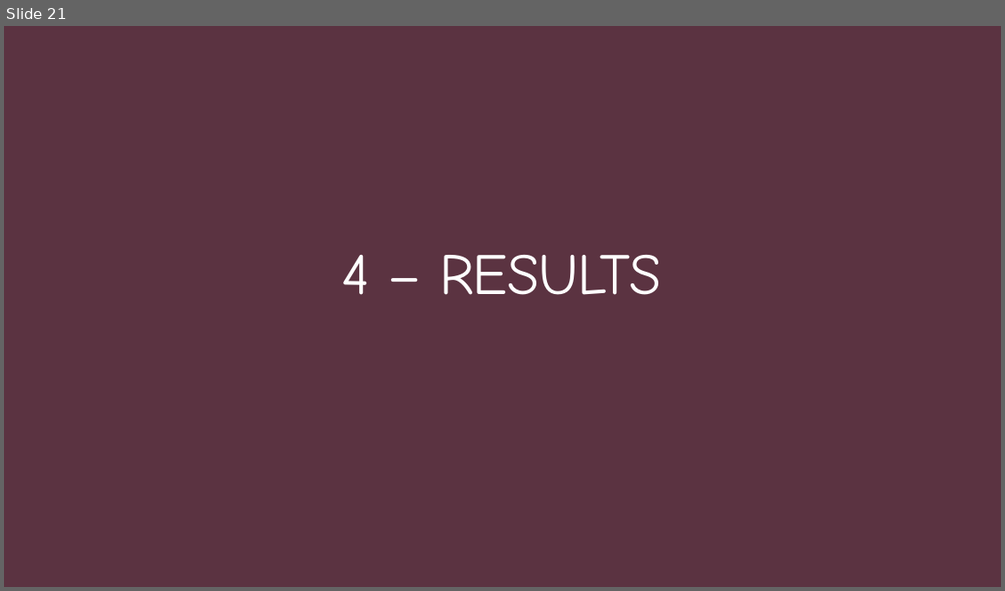
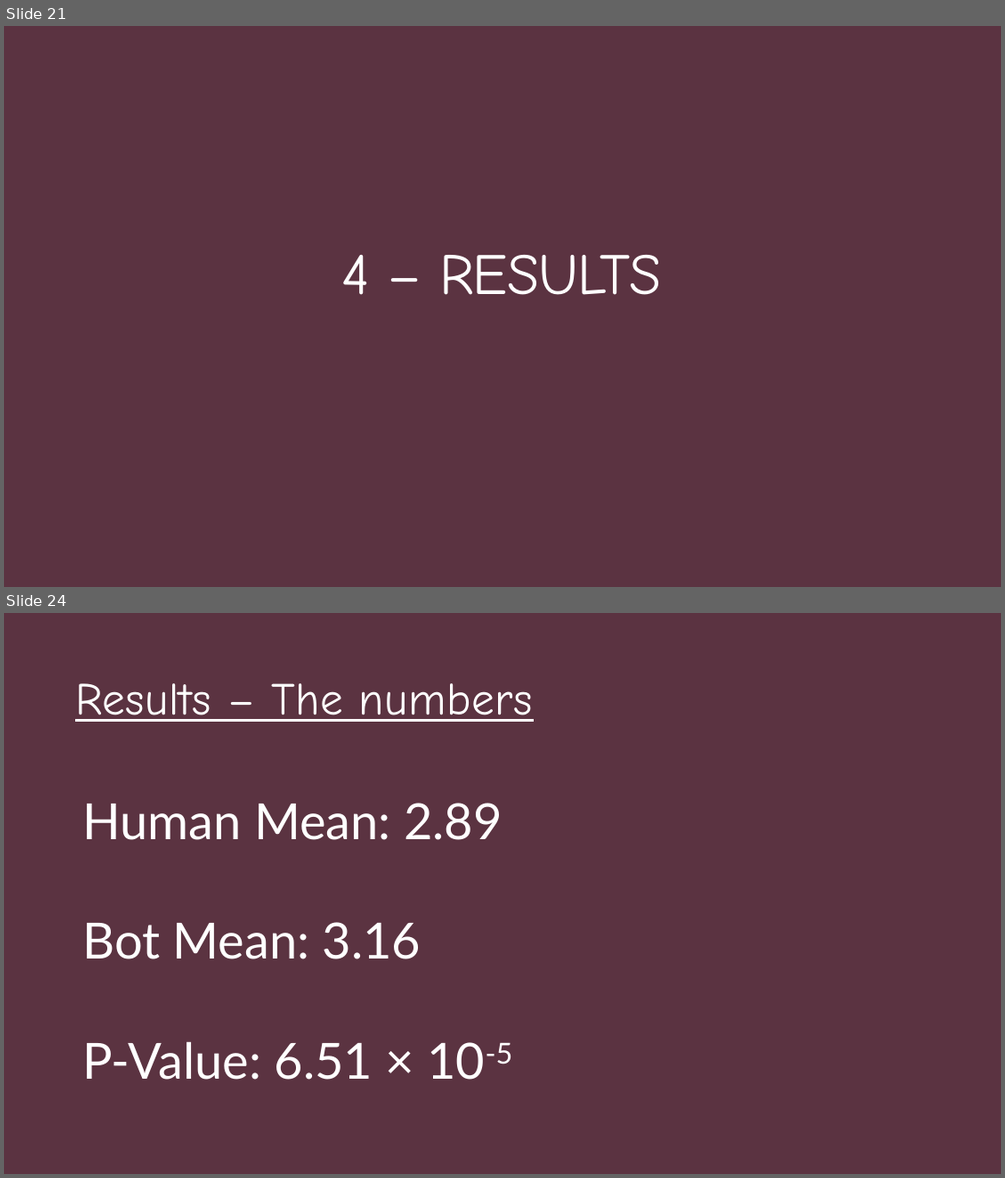
Before and after one commit to nickspeelman/CRA_bot, a slide deck: Causing Confusion in The Chinese Room.pptx. Shown one above the other, each under a label of ours: slide 21 before the commit, slides 21 and 24 after it; the slides between them are not shown. The pictures are 1005x591 and 1005x1178 pixels, drawn with LibreOffice and Linux fonts; fonts in the diff are those of the drawing. Boxes give left, top, right and bottom in pixels: in the first picture for what was removed or moved away, otherwise in the second. Text is boxed around its words. In the diff, an @@ line names an element or a change of style, - is before the commit and + after.

```diff
--- a/Causing Confusion in The Chinese Room.pptx
+++ b/Causing Confusion in The Chinese Room.pptx
@@ slide 24 added at (4, 613, 1001, 1174), background #41242E; not listed: 1 template element that a slide beside it also shows @@
@@ text added at (75, 683, 533, 722), 44 pt, text #FFFFFF, underline @@
+Results – The numbers
@@ text added at (82, 803, 513, 1079), 48 pt, text #FFFFFF @@
+Human Mean: 2.89
+Bot Mean: 3.16
+P-Value: 6.51 × 10-5
```
Also in this commit, not shown: 1 slide changed, 13 other slides added, 1 slide removed, 1 other file.
